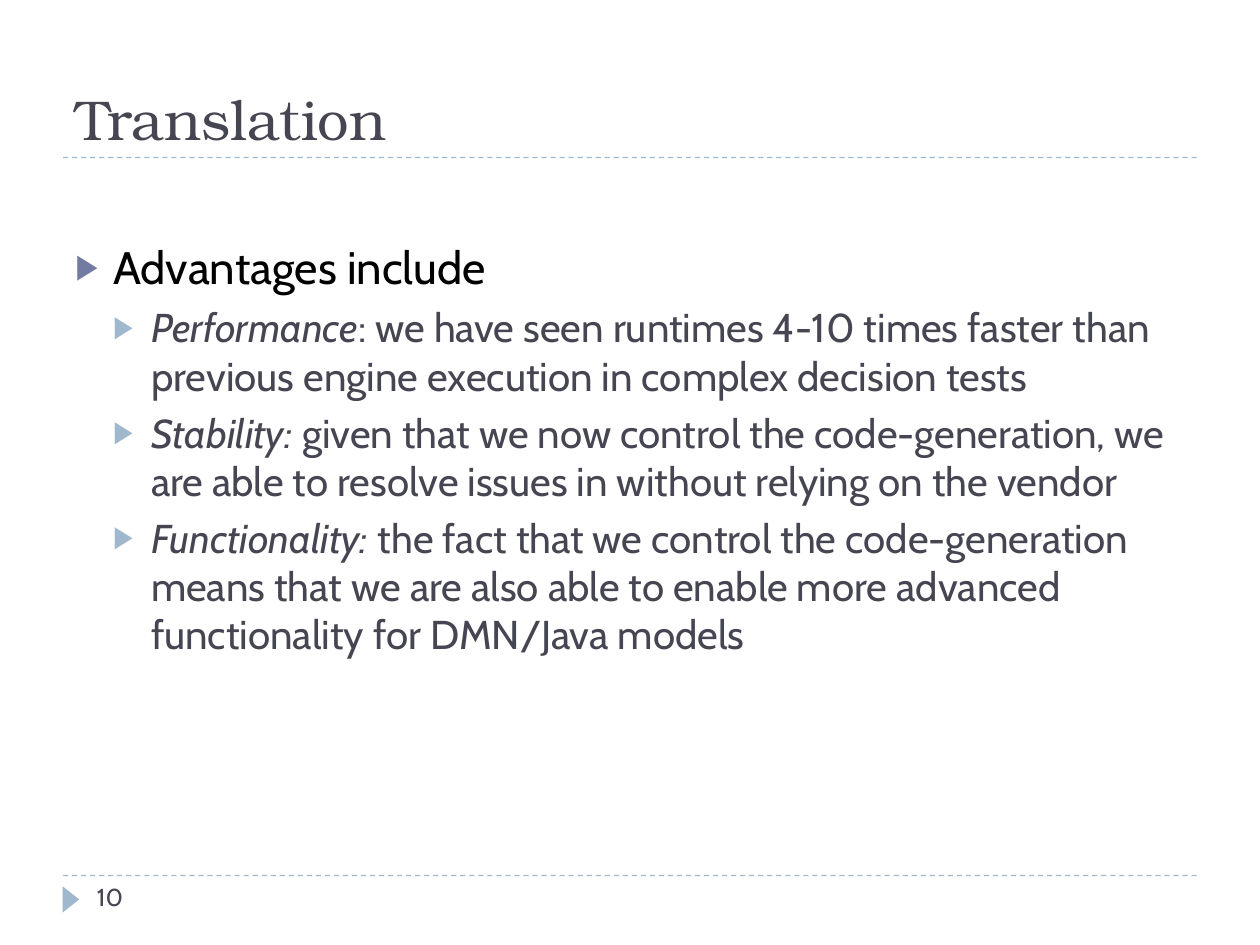
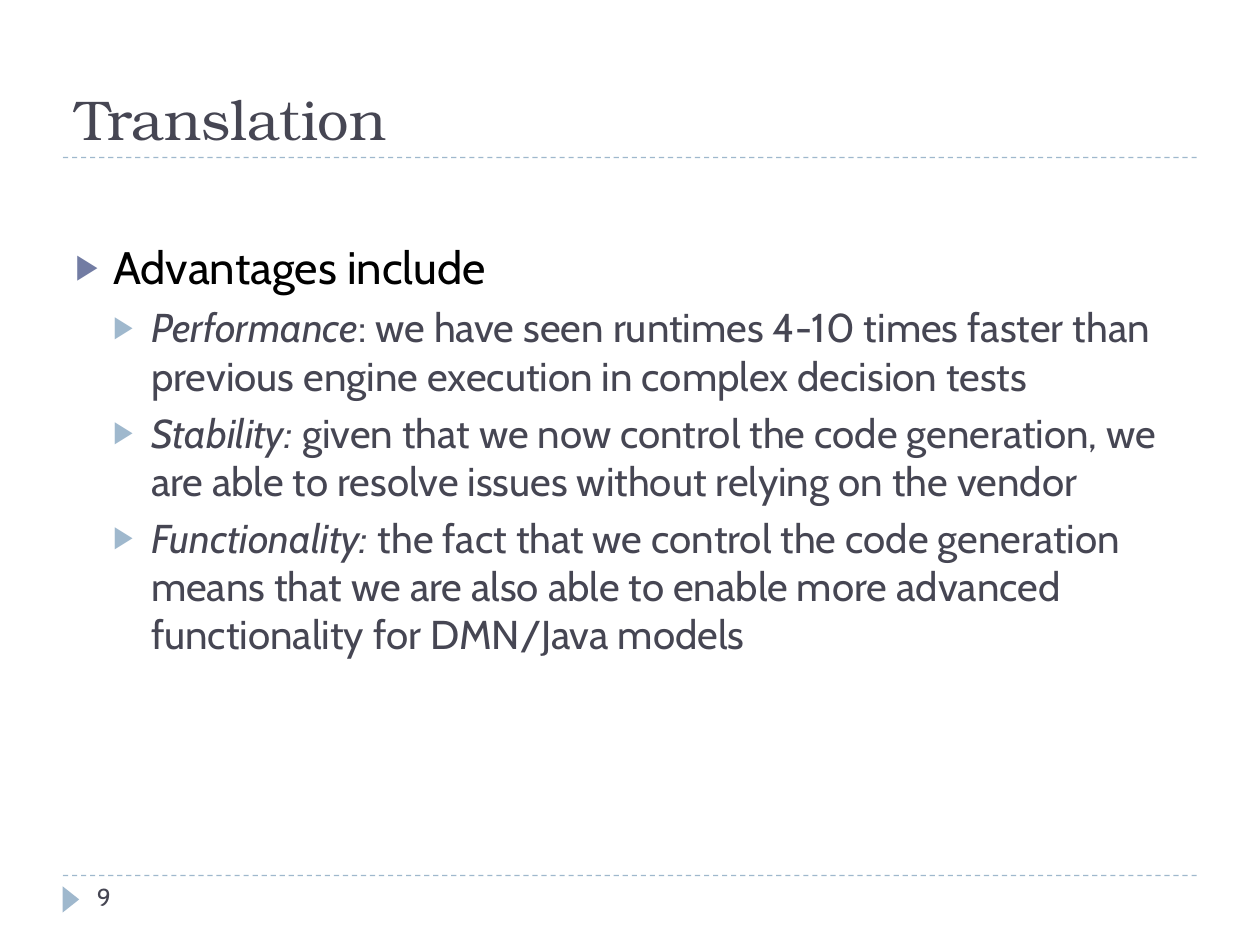
Before and after one commit to goldmansachs/jdmn, a slide deck: slide 9 of docs/jDMN.pptx (slide 10 before the commit). Drawn at 1260x945 pixels with LibreOffice and Linux fonts; fonts in the diff are those of the drawing. Boxes give left, top, right and bottom in pixels: in the first picture for what was removed or moved away, otherwise in the second. Text is boxed around its words. In the diff, an @@ line names an element or a change of style, - is before the commit and + after.

```diff
--- a/docs/jDMN.pptx
+++ b/docs/jDMN.pptx
@@ text at (151, 418, 1157, 659): text changed @@
-  ▶ Stability: given that we now control the code-generation, we are able to resolve issues in without relying on the vendor
-  ▶ Functionality: the fact that we control the code-generation means that we are also able to enable more advanced functionality for DMN/Java models
+  ▶ Stability: given that we now control the code generation, we are able to resolve issues without relying on the vendor
+  ▶ Functionality: the fact that we control the code generation means that we are also able to enable more advanced functionality for DMN/Java models
@@ page number at (97, 888, 111, 906): text changed @@
-10
+9
```
Also in this commit, not shown: 5 other slides changed, 4 slides added, 3 slides removed, 2 other files.
